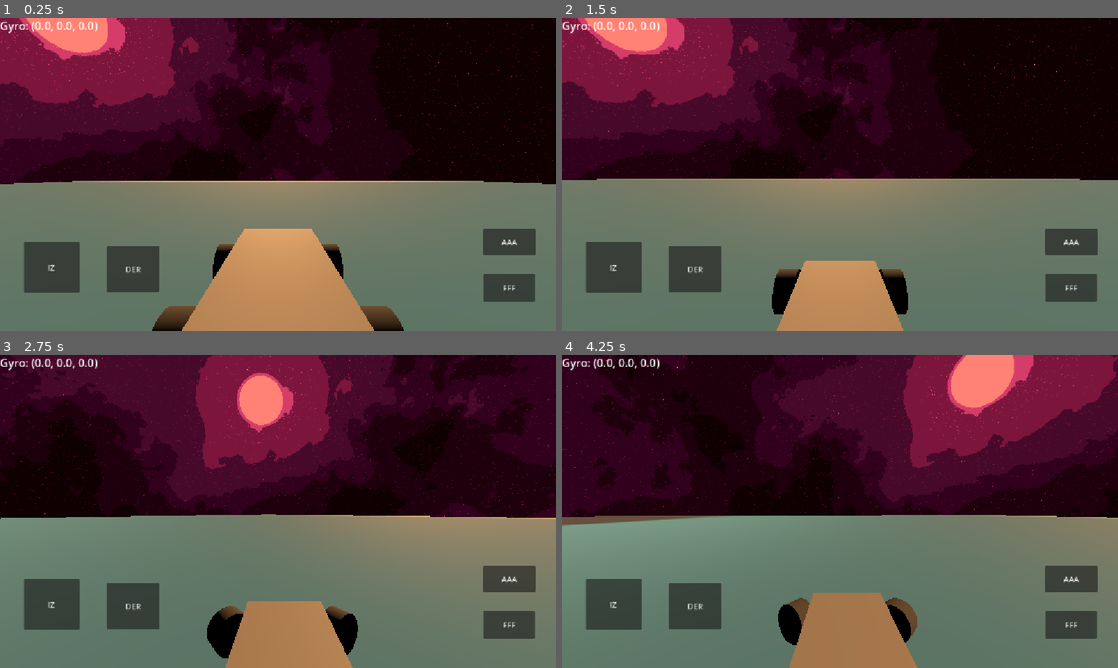
Above: before the commit, frames 1-4 (two rows, left to right).
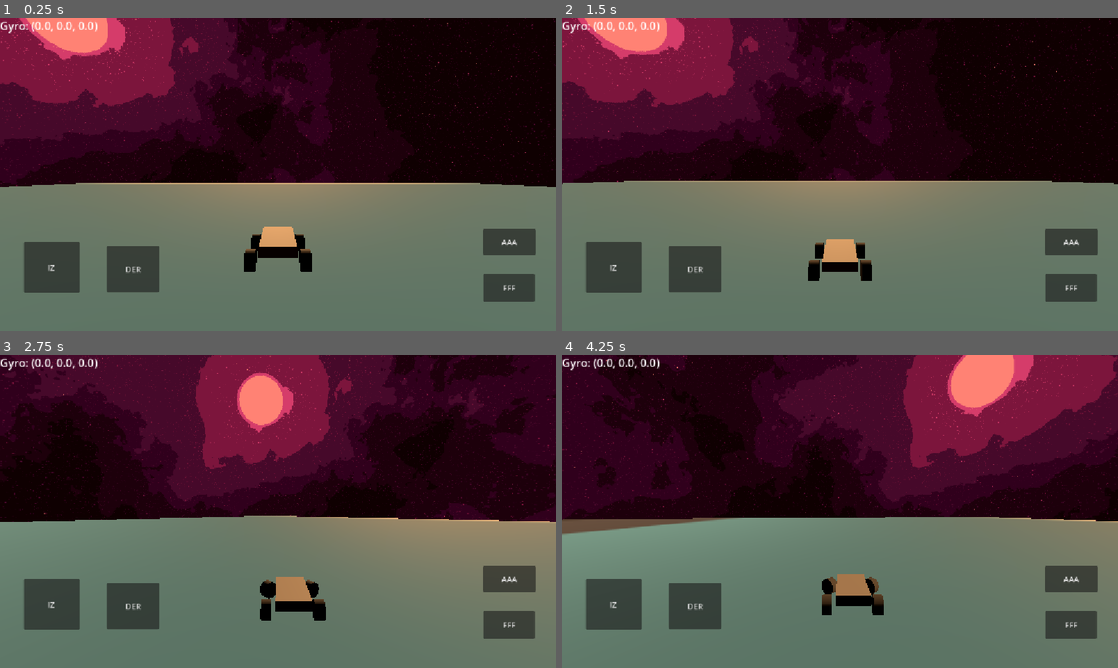
Above: after the commit, the same moments.

Repository: Pablo7776/vehicle-arena
Game: Godot game, scene res://scenes/main/main.tscn
The game is run twice, just before and just after one commit, with the same random seed, the same clock (stepped at 60 frames per second) and the same inputs. The engine's default icon, where the game draws it, is replaced by a stand-in: a white triangle on a blue panel in a dark square.
Inputs:
- Up to frame 1 (0.25 s): no input
- Up to frame 2 (1.5 s): hold D (steer_right) 0.53-1.28 s; hold S (brake) from 1.28 s (still down)
- Up to frame 3 (2.75 s): release S (brake) at 2.03 s; hold D (steer_right) from 2.03 s (still down)
- Up to frame 4 (4.25 s): release D (steer_right) at 2.78 s; hold W (accelerate) 2.78-3.53 s; hold A (steer_left) from 3.53 s (still down)

The runs differ from the first frame. In frame 1, 9.6% of the frame differs, in the area x 0-100%, y 52-100%; in frame 2, 6.4%; in frame 3, 6.8%; in frame 4, 7.2%.

Commit message:
ajustes de cámara

Diff:
--- a/vehicle-arena/scenes/camera/camera_3d.tscn
+++ b/vehicle-arena/scenes/camera/camera_3d.tscn
@@ -4,3 +4,4 @@
 
 [node name="Camera3D" type="Camera3D" unique_id=1054761183]
 script = ExtResource("1_1aulh")
+offset = Vector3(0, 7.5, -17)
--- a/vehicle-arena/scenes/main/main.tscn
+++ b/vehicle-arena/scenes/main/main.tscn
@@ -26,7 +26,10 @@
 [node name="Camera3D" parent="." unique_id=1054761183 instance=ExtResource("1_6q06x")]
 transform = Transform3D(1, 0, 0, 0, 1, 0, 0, 0, 1, 0, 0, -6.6694756)
 vehiculo_path = NodePath("../Vehicle")
-offset = Vector3(0, 3.5, -5)
+offset = Vector3(0, 6.5, -17)
+sensibilidad = 8.0
+limite_pitch = 0.3
+recentrado = 2.5
 
 [node name="Arena" parent="." unique_id=1386833253 instance=ExtResource("1_hyk8p")]
 
